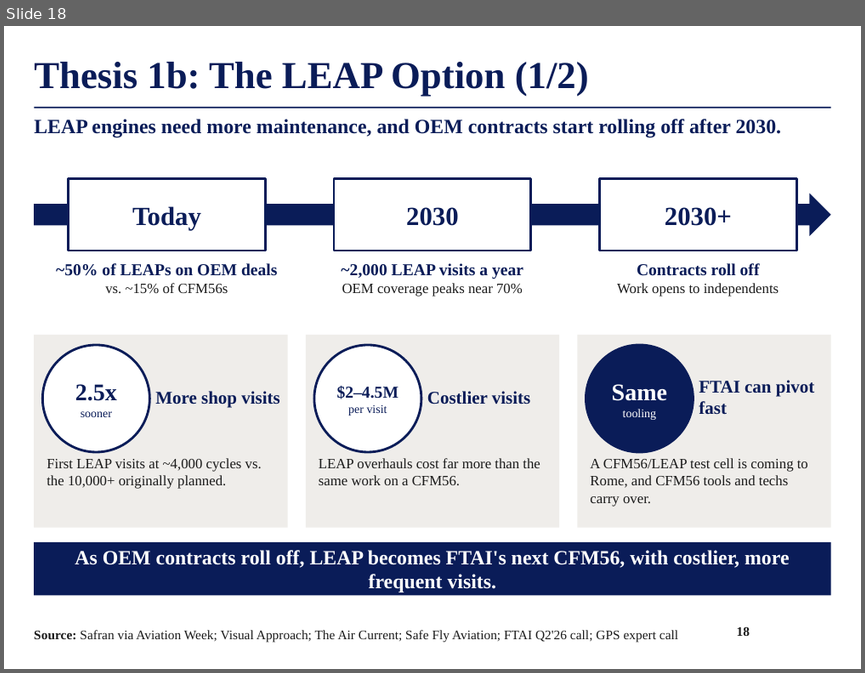
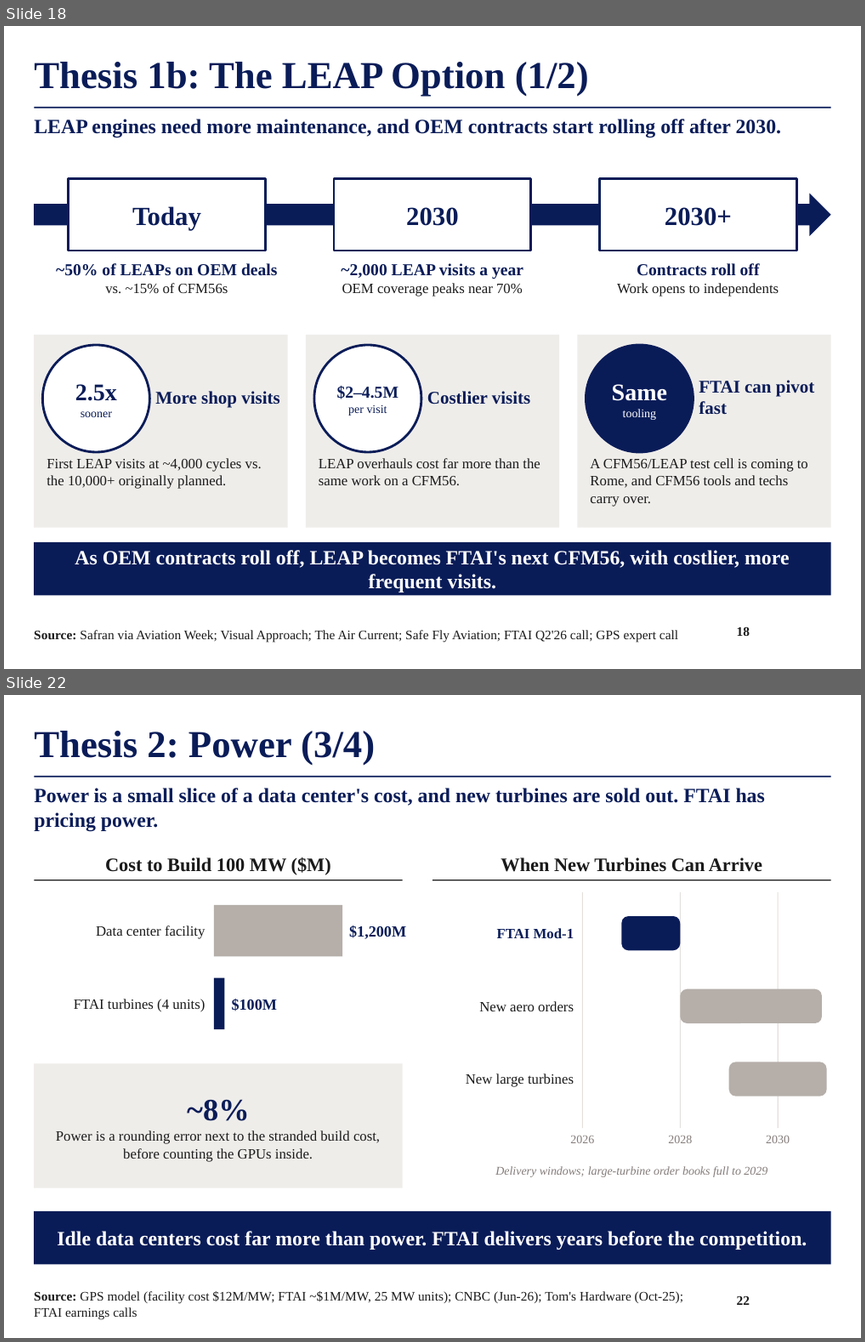
Before and after one commit to maxlsmls-dot/SPOT, a slide deck: deck/FTAI_Long_Pitch.pptx. Shown one above the other, each under a label of ours: slide 18 before the commit, slides 18 and 22 after it; the slides between them are not shown. The pictures are 865x673 and 865x1342 pixels, drawn with LibreOffice and Linux fonts; fonts in the diff are those of the drawing; background and template pictures are left out. Boxes give left, top, right and bottom in pixels: in the first picture for what was removed or moved away, otherwise in the second. Text is boxed around its words. In the diff, an @@ line names an element or a change of style, - is before the commit and + after.

```diff
--- a/deck/FTAI_Long_Pitch.pptx
+++ b/deck/FTAI_Long_Pitch.pptx
@@ slide 22 added at <box>4,695,861,1338</box>, background #FFFFFF; not listed: 1 template element that a slide beside it also shows @@
@@ title added at <box>34,731,375,765</box>, 32 pt, text #0A1C58, bold @@
+Thesis 2: Power (3/4)
@@ text added at <box>34,788,765,831</box>, 17 pt, text #0A1C58, bold @@
+Power is a small slice of a data center's cost, and new turbines are sold out. FTAI has pricing power.
@@ text added at <box>105,857,331,875</box>, 16 pt, text #1A1A1A, bold @@
+Cost to Build 100 MW ($M)
@@ text added at <box>500,857,762,872</box>, 16 pt, text #1A1A1A, bold @@
+When New Turbines Can Arrive
@@ line added from (34, 880) to (403, 880), #1A1A1A 1 pt @@
@@ line added from (432, 880) to (831, 880), #1A1A1A 1 pt @@
@@ line added from (582, 892) to (582, 1128), #E3E0DC 0.75 pt @@
@@ line added from (680, 892) to (680, 1128), #E3E0DC 0.75 pt @@
@@ line added from (778, 892) to (778, 1128), #E3E0DC 0.75 pt @@
@@ rectangle added at <box>214,905,342,956</box>, fill #B5AEA9 @@
@@ rounded rectangle added at <box>622,916,680,950</box>, fill #0A1C58 @@
@@ text added at <box>96,925,205,939</box>, 12 pt, text #1A1A1A @@
+Data center facility
@@ text added at <box>349,925,406,939</box>, 13 pt, text #0A1C58, bold @@
+$1,200M
@@ text added at <box>497,928,574,938</box>, 12 pt, text #0A1C58, bold @@
+FTAI Mod-1
@@ text added at <box>74,998,205,1012</box>, 12 pt, text #1A1A1A @@
+FTAI turbines (4 units)
@@ rectangle added at <box>214,978,224,1029</box>, fill #0A1C58 @@
@@ text added at <box>232,998,277,1011</box>, 13 pt, text #0A1C58, bold @@
+$100M
@@ rounded rectangle added at <box>680,989,822,1023</box>, fill #B5AEA9 @@
@@ text added at <box>479,1001,574,1011</box>, 12 pt, text #1A1A1A @@
+New aero orders
@@ rectangle added at <box>34,1063,403,1188</box>, fill #EFEDEA, 12 pt, text #1A1A1A @@
+~8%
+Power is a rounding error next to the stranded build cost, before counting the GPUs inside.
@@ text added at <box>466,1073,574,1087</box>, 12 pt, text #1A1A1A @@
+New large turbines
@@ rounded rectangle added at <box>729,1061,827,1096</box>, fill #B5AEA9 @@
@@ text added at <box>570,1135,594,1143</box>, 10 pt, text #847C7A @@
+2026
@@ text added at <box>668,1135,692,1143</box>, 10 pt, text #847C7A @@
+2028
@@ text added at <box>766,1135,789,1143</box>, 10 pt, text #847C7A @@
+2030
@@ text added at <box>495,1166,767,1177</box>, 10 pt, text #847C7A, italic @@
+Delivery windows; large-turbine order books full to 2029
@@ rectangle added at <box>34,1211,831,1264</box>, fill #0A1C58, 17 pt, text #FFFFFF, bold @@
+Idle data centers cost far more than power. FTAI delivers years before the competition.
@@ text added at <box>34,1291,683,1319</box>, 11 pt, text #1A1A1A @@
+Source: GPS model (facility cost $12M/MW; FTAI ~$1M/MW, 25 MW units); CNBC (Jun-26); Tom's Hardware (Oct-25); FTAI earnings calls
@@ page number added at <box>737,1295,749,1304</box>, 11 pt, text #1A1A1A, bold @@
+22
```
Also in this commit, not shown: 3 other slides added, 1 other file.
